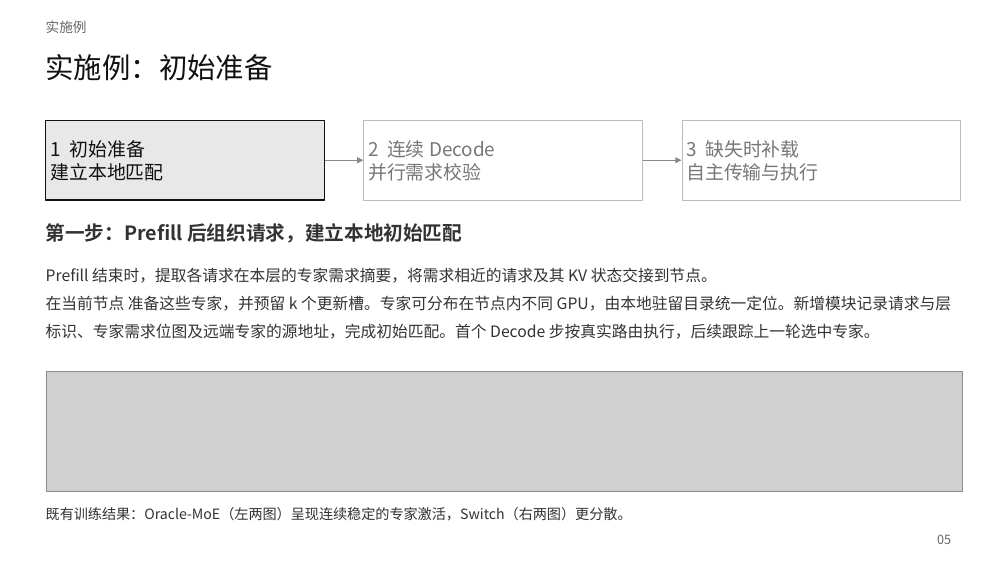
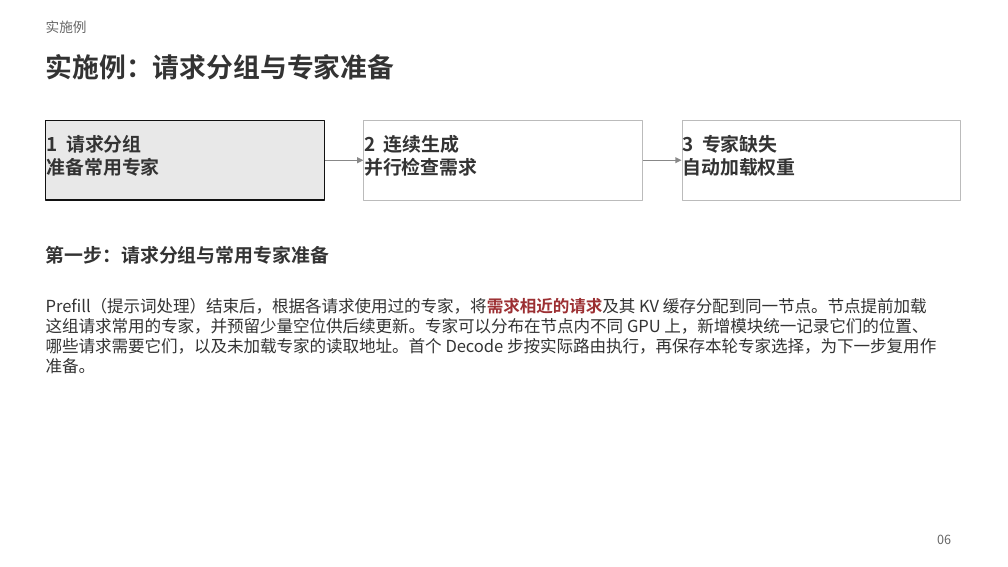
Before and after one commit to Frandium/kv_cache, a slide deck: slide 6 of main_swapmoe/patents/ppt/MoE解码专家驻留与自主补载.pptx (slide 5 before the commit). Drawn at 1008x567 pixels with LibreOffice and Linux fonts; fonts in the diff are those of the drawing; grey boxes stand for pictures. Boxes give left, top, right and bottom in pixels: in the first picture for what was removed or moved away, otherwise in the second. Text is boxed around its words. In the diff, an @@ line names an element or a change of style, - is before the commit and + after.

```diff
--- a/main_swapmoe/patents/ppt/MoE解码专家驻留与自主补载.pptx
+++ b/main_swapmoe/patents/ppt/MoE解码专家驻留与自主补载.pptx
@@ text at [46,54,395,80]: text changed; size 27 to 25.5 pt; font Noto Sans CJK SC to Noto Sans CJK JP; text colour #111111 to #333333; bold on @@
-实施例：初始准备
+实施例：请求分组与专家准备
@@ vertical alignment middle to top in 3 elements at [364,135,477,176], [682,132,795,179], [46,135,159,176] @@
@@ text at [46,135,159,176]: text changed; font Noto Sans CJK SC to Noto Sans CJK JP; text colour #111111 to #333333; bold on @@
-1 初始准备
-建立本地匹配
+1 请求分组
+准备常用专家
@@ text at [364,135,477,176]: text changed; font Noto Sans CJK SC to Noto Sans CJK JP; text colour #777777 to #333333; bold on @@
-2 连续 Decode
-并行需求校验
+2 连续生成
+并行检查需求
@@ text at [682,132,795,179]: text changed; font Noto Sans CJK SC to Noto Sans CJK JP; text colour #777777 to #333333; bold on @@
-3 缺失时补载
-自主传输与执行
+3 专家缺失
+自动加载权重
@@ text at [46,246,329,264]: text changed; size 18.8 to 18 pt @@
-第一步：Prefill 后组织请求，建立本地初始匹配
+第一步：请求分组与常用专家准备
@@ text at [46,298,936,374]: text changed; size 15 to 15.8 pt @@
-Prefill 结束时，提取各请求在本层的专家需求摘要，将需求相近的请求及其 KV 状态交接到节点。
-在当前节点 准备这些专家，并预留 k 个更新槽。专家可分布在节点内不同 GPU，由本地驻留目录统一定位。新增模块记录请求与层标识、专家需求位图及远端专家的源地址，完成初始匹配。首个 Decode 步按真实路由执行，后续跟踪上一轮选中专家。
+Prefill（提示词处理）结束后，根据各请求使用过的专家，将需求相近的请求及其 KV 缓存分配到同一节点。节点提前加载
+这组请求常用的专家，并预留少量空位供后续更新。专家可以分布在节点内不同 GPU 上，新增模块统一记录它们的位置、
+哪些请求需要它们，以及未加载专家的读取地址。首个 Decode 步按实际路由执行，再保存本轮专家选择，为下一步复用作
+准备。
@@ picture removed at [46,372,963,492] @@
@@ text removed at [46,507,632,521] @@
-既有训练结果：Oracle-MoE（左两图）呈现连续稳定的专家激活，Switch（右两图）更分散。
@@ text at [937,534,951,544]: text changed @@
-05
+06
```
Also in this commit, not shown: 14 other slides changed, 1 slide added, 2 other files.
